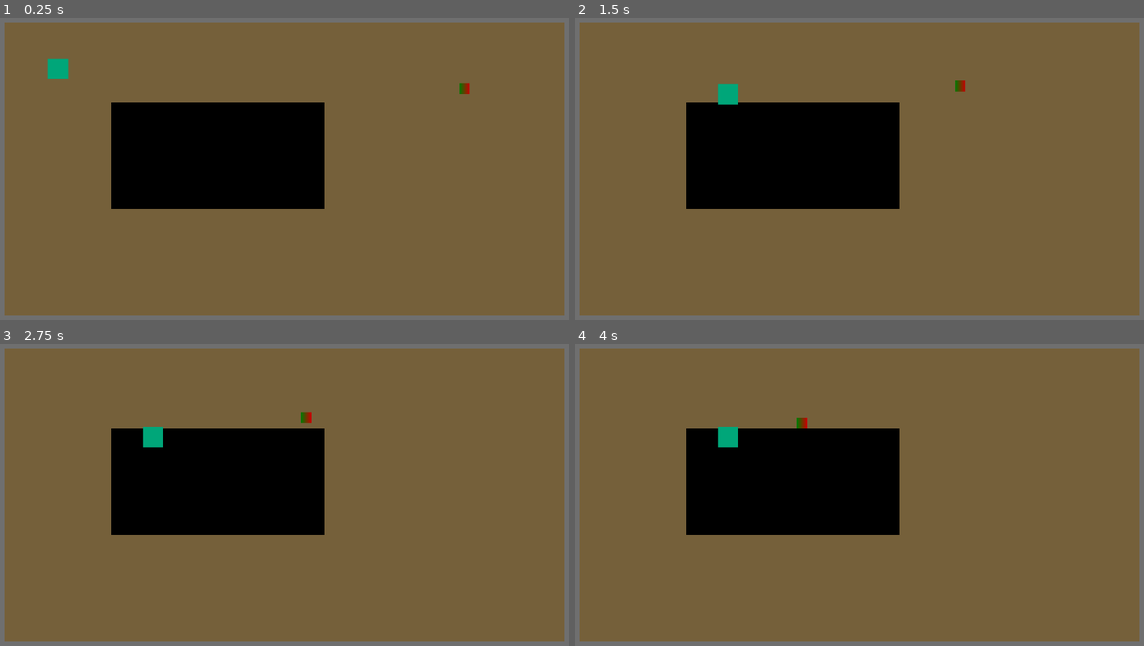
Above: before the commit, frames 1-4 (two rows, left to right).
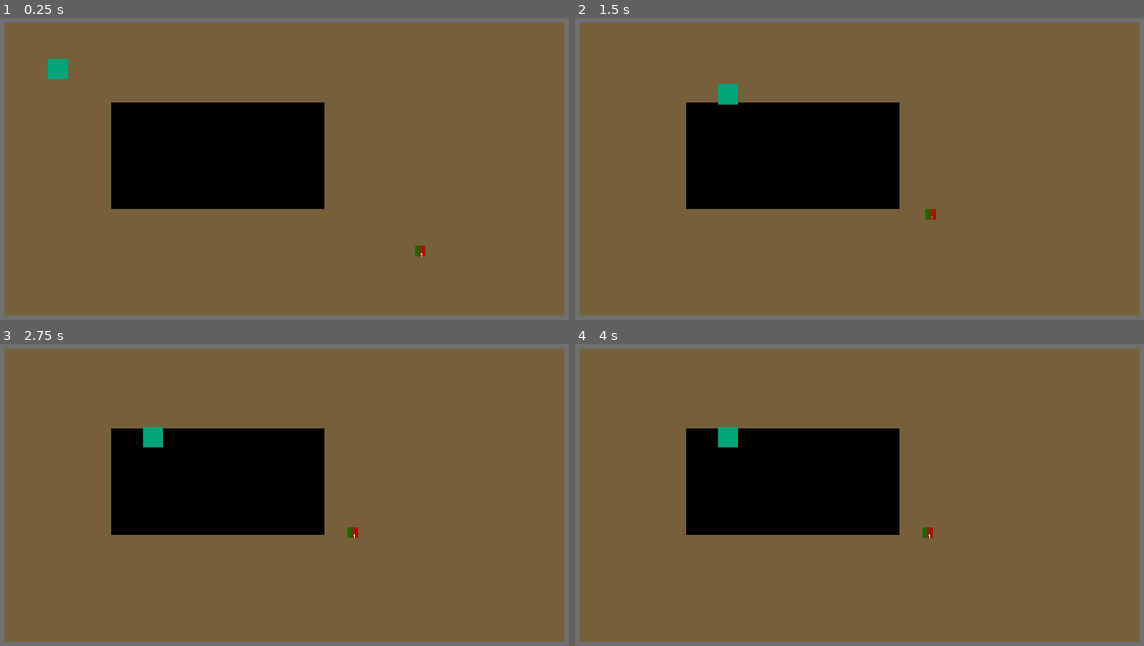
Above: after the commit, the same moments.

Repository: TheWalkingLapis/countdown
Game: Godot game, scene res://scenes/game.tscn
Same seed, same stepped clock (60 frames per second), same inputs: the game is played once before the commit and once after it.
Inputs:
- Up to frame 1 (0.25 s): no input
- Up to frame 2 (1.5 s): hold D (player_right) 0.53-1.28 s; hold S (player_down) from 1.28 s (still down)
- Up to frame 3 (2.75 s): release S (player_down) at 2.03 s; hold D (player_right) from 2.03 s (still down)
- Up to frame 4 (4 s): release D (player_right) at 2.78 s; hold W (player_up) 2.78-3.53 s; hold A (player_left) from 3.53 s (still down)

The runs differ from the first frame. In frame 1, 0.1% of the frame differs, in the area x 72-83%, y 21-80%; in frame 2, 0.1%; in frame 3, 0.1%, in the area x 52-63%, y 22-65%; in frame 4, 0.1%.

Commit message:
feat: enemy order

Diff:
--- a/scenes/enemy.tscn
+++ b/scenes/enemy.tscn
@@ -26,3 +26,7 @@
 texture = SubResource("GradientTexture2D_7p1mj")
 
 [node name="NavigationAgent2D" type="NavigationAgent2D" parent="."]
+
+[node name="Label" type="Label" parent="."]
+offset_right = 40.0
+offset_bottom = 23.0
--- a/scenes/game.tscn
+++ b/scenes/game.tscn
@@ -1,15 +1,15 @@
-[gd_scene load_steps=6 format=3 uid="uid://csg43fexv7dn5"]
+[gd_scene load_steps=5 format=3 uid="uid://csg43fexv7dn5"]
 
 [ext_resource type="Script" uid="uid://dypvemgsty11i" path="res://scripts/game.gd" id="1_uwrxv"]
 [ext_resource type="PackedScene" uid="uid://ccw6o0ks5chyx" path="res://scenes/stage.tscn" id="2_lbhrr"]
 [ext_resource type="PackedScene" uid="uid://dkka1dstutnp7" path="res://scenes/player_weapon.tscn" id="3_iywne"]
 [ext_resource type="PackedScene" uid="uid://cse0vplpgh7hx" path="res://scenes/player.tscn" id="4_p57ef"]
-[ext_resource type="PackedScene" uid="uid://1uv8mthr1awy" path="res://scenes/enemy.tscn" id="5_iywne"]
 
 [node name="Game" type="Node2D"]
 script = ExtResource("1_uwrxv")
+stages = Array[PackedScene]([ExtResource("2_lbhrr")])
 
-[node name="Stage" parent="." instance=ExtResource("2_lbhrr")]
+[node name="CurrentStage" type="Node2D" parent="."]
 
 [node name="PlayerWeapon" parent="." instance=ExtResource("3_iywne")]
 position = Vector2(411, 186)
@@ -17,6 +17,3 @@
 
 [node name="Player" parent="." instance=ExtResource("4_p57ef")]
 position = Vector2(252, 230)
-
-[node name="Enemy" parent="." instance=ExtResource("5_iywne")]
-position = Vector2(1580, 294)
--- a/scenes/player_weapon.tscn
+++ b/scenes/player_weapon.tscn
@@ -1,9 +1,12 @@
-[gd_scene load_steps=4 format=3 uid="uid://dkka1dstutnp7"]
+[gd_scene load_steps=5 format=3 uid="uid://dkka1dstutnp7"]
 
 [ext_resource type="Script" uid="uid://c63xodi4tlaws" path="res://scripts/player_weapon.gd" id="1_3kfca"]
 [ext_resource type="Texture2D" uid="uid://ignn7fmmueo3" path="res://assets/sword.png" id="2_bh1vq"]
 
 [sub_resource type="CapsuleShape2D" id="CapsuleShape2D_i56rw"]
+radius = 4.0
+
+[sub_resource type="CapsuleShape2D" id="CapsuleShape2D_bh1vq"]
 radius = 4.0
 
 [node name="PlayerWeapon" type="CharacterBody2D"]
@@ -17,3 +20,13 @@
 [node name="CollisionShape2D" type="CollisionShape2D" parent="."]
 position = Vector2(0, -2)
 shape = SubResource("CapsuleShape2D_i56rw")
+
+[node name="Area2D" type="Area2D" parent="."]
+collision_layer = 0
+collision_mask = 4
+
+[node name="CollisionShape2D" type="CollisionShape2D" parent="Area2D"]
+position = Vector2(0, -2)
+shape = SubResource("CapsuleShape2D_bh1vq")
+
+[connection signal="body_entered" from="Area2D" to="." method="_on_area_2d_body_entered"]
--- a/scenes/stage.tscn
+++ b/scenes/stage.tscn
@@ -1,7 +1,8 @@
-[gd_scene load_steps=6 format=4 uid="uid://ccw6o0ks5chyx"]
+[gd_scene load_steps=7 format=4 uid="uid://ccw6o0ks5chyx"]
 
 [ext_resource type="Texture2D" uid="uid://cadqbcbg8g05r" path="res://assets/tile_atlas.png" id="1_8rem4"]
 [ext_resource type="Script" uid="uid://btebce48hh56g" path="res://scripts/stage.gd" id="1_gi7kc"]
+[ext_resource type="PackedScene" uid="uid://1uv8mthr1awy" path="res://scenes/enemy.tscn" id="2_kewym"]
 
 [sub_resource type="NavigationPolygon" id="NavigationPolygon_8rem4"]
 vertices = PackedVector2Array(4, 4, -4, 4, -4, -4, 4, -4)
@@ -31,8 +32,11 @@
 
 [node name="Stage" type="Node2D"]
 script = ExtResource("1_gi7kc")
+enemyScenes = Array[PackedScene]([ExtResource("2_kewym")])
 
 [node name="TileMapLayer" type="TileMapLayer" parent="."]
 scale = Vector2(10.5, 10.5)
 tile_map_data = PackedByteArray("AAAAAAAAAAAAAAIAAAABAAAAAAAAAAIAAAACAAAAAAAAAAIAAAACAAEAAAAAAAEAAAABAAEAAAAAAAEAAAAAAA …(4704 unchanged characters)…
 tile_set = SubResource("TileSet_kewym")
+
+[node name="Enemies" type="Node2D" parent="."]
--- a/scripts/enemy.gd
+++ b/scripts/enemy.gd
@@ -4,11 +4,17 @@
 @export var moveSpeed := 200.0
 
 @onready var navAgent: NavigationAgent2D = $NavigationAgent2D
+@onready var label := $Label
 
+var number = -1:
+	set(num):
+		label.text = str(num)
+		number = num
 
 func _physics_process(_delta):
 	var targetPos = RefManager.playerRef.get_enemy_target_pos()
 	if !targetPos:
+		velocity = Vector2.ZERO
 		return
 	navAgent.target_position = targetPos
 
@@ -22,3 +28,6 @@
 
 	velocity = direction * moveSpeed
 	move_and_slide()
+
+func die():
+	queue_free()
--- a/scripts/game.gd
+++ b/scripts/game.gd
@@ -1,7 +1,45 @@
 extends Node2D
 class_name Game
 
+@onready var player := $Player
+@onready var playerWeapon := $PlayerWeapon
+@onready var currentStageParent := $CurrentStage
+
+@export var stages: Array[PackedScene]
+
+var currentStage: Stage = null
+var currentStageIdx = 0
+
 func _ready():
 	RefManager.gameRef = self
-	RefManager.stageRef = get_node("Stage")
 	RefManager.playerRef = get_node("Player")
+
+	playerWeapon.enemy_hit.connect(_on_playerWeapon_hits_enemy)
+
+	select_stage(currentStageIdx)
+
+func select_stage(idx):
+	if currentStage != null:
+		currentStageParent.remove_child(currentStage)
+		currentStage.queue_free()
+
+	var stage = stages[idx].instantiate()
+	currentStageParent.add_child(stage)
+
+	currentStage = stage
+	currentStage.all_enemies_defeated.connect(stage_cleared)
+	RefManager.stageRef = currentStage
+
+func restart():
+	get_tree().reload_current_scene.call_deferred()
+
+func stage_cleared():
+	print("WON")
+	restart()
+
+func _on_playerWeapon_hits_enemy(enemy: Enemy):
+	if enemy.number == currentStage.nextNumber:
+		enemy.die()
+		currentStage.next_enemy()
+	else:
+		restart()
--- a/scripts/player.gd
+++ b/scripts/player.gd
@@ -12,7 +12,9 @@
 	pass
 
 func get_enemy_target_pos():
-	return position
+	if !falling:
+		return position
+	return null
 
 func _physics_process(_delta):
 	if falling:
--- a/scripts/player_weapon.gd
+++ b/scripts/player_weapon.gd
@@ -1,12 +1,18 @@
 extends CharacterBody2D
 class_name PlayerWeapon
 
-@export var moveSpeed := 400.0
+signal enemy_hit(enemy: Enemy)
+
+var moveSpeed := 400.0
 # multiplier for controlled movement, else is idle speed
-@export var speedMultiplier := 2.5
+var speedMultiplier := 2.5
+# multiplier for being blocked by (immortal) enemy
+var speedSlowdown := 0.5
 
 # track initial scale, beacuase of upscaling within stage/game
 @onready var initialScale := scale
+
+@onready var area2D := $Area2D
 
 var angleDrag: = 0.75
 var swordUnsheathed := false
@@ -50,6 +56,9 @@
 	var currentDir := velocity.normalized()
 	# increase speed on player input
 	var speed = moveSpeed if moveDir == Vector2.ZERO else moveSpeed * speedMultiplier
+	# is currently interacting with an enemy
+	if area2D.get_overlapping_bodies().any(func(body): return body is Enemy):
+		speed *= speedSlowdown
 	var newDir = lerp(moveDir, currentDir, angleDrag)
 	# quicker turning if moveDir and currentDir are (near) opposites
 	if moveDir.dot(currentDir) < -0.9:
@@ -62,3 +71,8 @@
 	if velocity != Vector2.ZERO:
 		rotation = velocity.angle() + 0.5 * PI
 	position = Util.modulo_position(position, get_viewport_rect())
+
+
+func _on_area_2d_body_entered(body):
+	if body is Enemy:
+		enemy_hit.emit(body)
--- a/scripts/stage.gd
+++ b/scripts/stage.gd
@@ -1,7 +1,29 @@
 extends Node2D
 class_name Stage
 
+signal all_enemies_defeated()
+
+@export var enemyScenes: Array[PackedScene]
+
 @onready var tileMapLayer := $TileMapLayer
+@onready var enemyParent := $Enemies
+
+var nextNumber = 1
+
+func _ready():
+	for enemyScene in enemyScenes:
+		var enemy: Enemy = enemyScene.instantiate()
+		enemy.position = get_viewport_rect().size * 0.75
+		enemyParent.add_child(enemy)
+
+		enemy.number = nextNumber
+		nextNumber += 1
+	nextNumber -= 1
+
+func next_enemy():
+	nextNumber -= 1
+	if nextNumber <= 0:
+		all_enemies_defeated.emit()
 
 func is_over_void(pos) -> bool:
 	var cell = tileMapLayer.local_to_map(pos / tileMapLayer.scale)
Not shown, changed: other/todo.md
